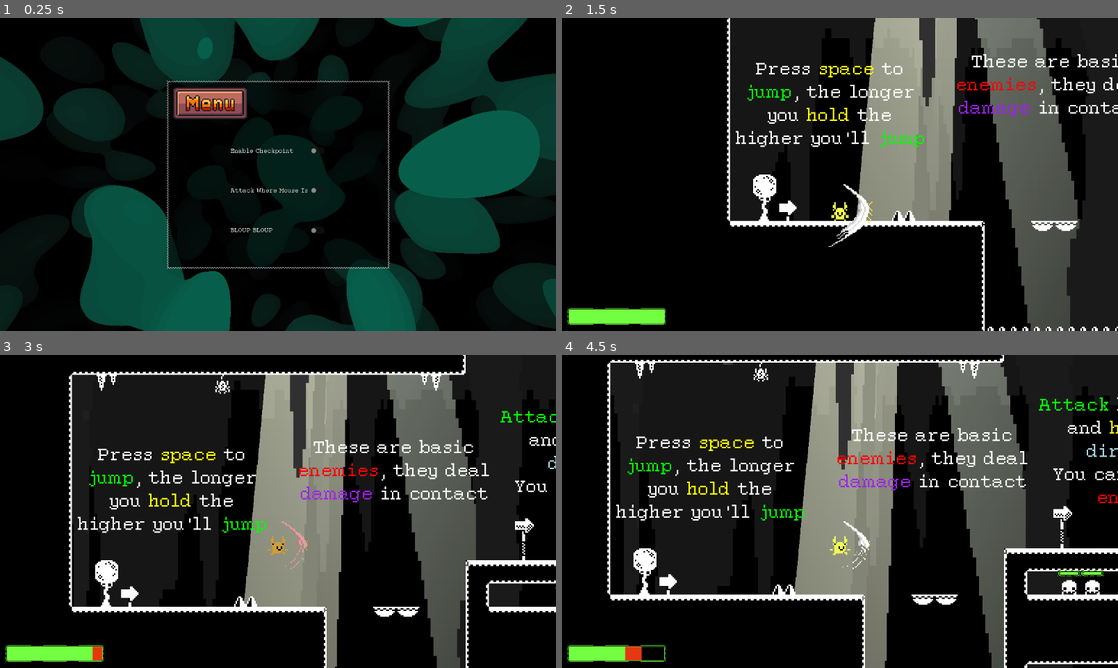
Above: before the commit, frames 1-4 (two rows, left to right).
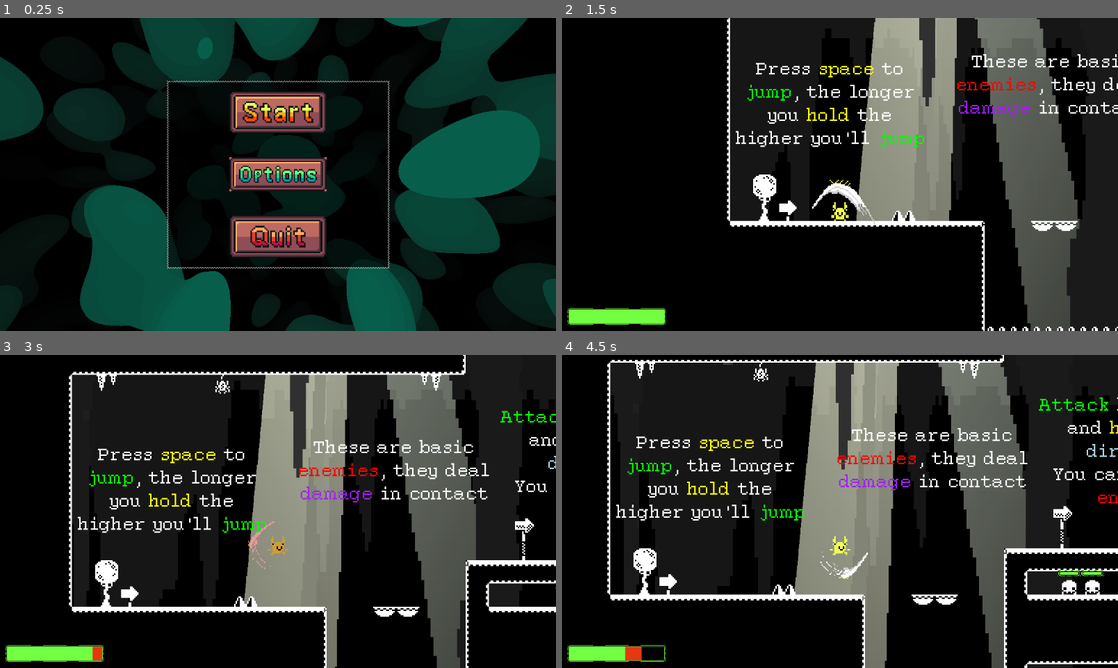
Above: after the commit, the same moments.

Repository: SeldonRubika/Godot-Workshop-Project
Game: Godot game, scene res://Scenes/MainWorld/main_world.tscn
Same seed, same stepped clock (60 frames per second), same inputs: the game is played once before the commit and once after it.
Inputs (mouse positions are in pixels of both pictures, inside the frame that each line leads up to):
- Up to frame 1 (0.25 s): no input
- Up to frame 2 (1.5 s): click (773, 102) at 0.52 s; click (840, 111) at 1.25 s
- Up to frame 3 (3 s): move the mouse to (400, 495) at 2.02 s; hold D (Right) from 2.03 s (still down); click (400, 495) at 2.1 s; tap Space (Jump) at 2.27 s; move the mouse to (166, 527) at 2.77 s; click (166, 527) at 2.85 s
- Up to frame 4 (4.5 s): tap Space (Jump) at 3.02 s; move the mouse to (895, 442) at 3.52 s; release D (Right) at 3.53 s; hold A (Left) 3.53-4.28 s; click (895, 442) at 3.6 s; move the mouse to (812, 574) at 4.27 s; hold D (Right) from 4.28 s (still down); click (812, 574) at 4.35 s

The runs differ from the first frame. In frame 1, 6.3% of the frame differs, in the area x 31-59%, y 22-77%; in frame 2, 0.5%; in frame 3, 0.2%; in frame 4, 0.3%.

Commit message:
Made the options do something, added pause menu and some icons

Diff:
--- a/Scenes/Checkpoint/checkpoint.gd
+++ b/Scenes/Checkpoint/checkpoint.gd
@@ -1,5 +1,5 @@
 extends Area2D
 
 func _on_body_entered(body: Node2D) -> void:
-	if body is Player and !Global.option_enable_checkpoint:
+	if body is Player and !Global.option_disable_checkpoint:
 		Global.respawn_position = body.global_position
--- a/Scenes/Singleton/Global.tscn
+++ b/Scenes/Singleton/Global.tscn
@@ -3,4 +3,5 @@
 [ext_resource type="Script" uid="uid://bln6j8dpfs55v" path="res://Scenes/Singleton/global.gd" id="1_pebid"]
 
 [node name="Global" type="Node" unique_id=2070646787]
+process_mode = 3
 script = ExtResource("1_pebid")
--- a/Scenes/Singleton/global.gd
+++ b/Scenes/Singleton/global.gd
@@ -1,12 +1,14 @@
 extends Node
 
-var option_enable_checkpoint : bool = false
+var option_disable_checkpoint : bool = false
 var option_attack_mouse : bool = false
 
 var respawn_position := Vector2.ZERO:
 	set(a):
 		respawn_position =a
+
 signal respawn(new_hp:int)
+signal game_paused(on:bool)
 
 func restart():
 	var player : Player = get_tree().get_first_node_in_group(&"Player")
@@ -15,3 +17,8 @@
 	player.stop_velocity = true
 	get_tree().create_timer(.2).timeout.connect(func():player.stop_velocity = false)
 	respawn.emit(player.max_hp)
+
+func _process(_delta: float) -> void:
+	if Input.is_action_just_pressed("Pause"):
+		get_tree().paused = !get_tree().paused
+		game_paused.emit(get_tree().paused)
--- a/Scenes/player/player.gd
+++ b/Scenes/player/player.gd
@@ -101,55 +101,60 @@
 		if temp_i_frames >= i_frames:
 			temp_i_frames = 0
 			invincible = false
-
+	#ATTACK LOGIC
 	if !atk_animation.is_playing():
 		atk_animation.hide()
-		if Input.is_action_pressed("Down"):
-			if  is_on_floor():
-				return
-			atk_direction = "down"
-			atk_animation.rotation_degrees = 90
-			atk_animation.flip_h = false
-		elif Input.is_action_pressed("Up"):
+		if !Global.option_attack_mouse:
+			if Input.is_action_pressed("Down"):
+				set_attack_parameters("down")
+			elif Input.is_action_pressed("Up"):
+				set_attack_parameters("up")
+			elif Input.is_action_pressed("Right"):
+				set_attack_parameters("right")
+			elif Input.is_action_pressed("Left"):
+				set_attack_parameters("left")
+		if Input.is_action_just_pressed("Attack"):
+			if Global.option_attack_mouse:
+				var mouse_pos = get_local_mouse_position()
+				if abs(mouse_pos.y) > abs(mouse_pos.x):
+					if mouse_pos.y > 0 :
+						set_attack_parameters("down")
+					elif mouse_pos.y <0:
+						set_attack_parameters("up")
+				else:
+					if mouse_pos.x > 0:
+						set_attack_parameters("right")
+					else:
+						set_attack_parameters("left")
+			else:
+				if is_on_floor():
+					set_attack_parameters("right")
+			hurtbox.position = hurtbox_pos[atk_direction]
+			hurtbox.monitoring = true
+			atk_animation.show()
+			atk_animation.play("atk")
+			get_tree().create_timer(.3).timeout.connect(func():hurtbox.monitoring=false)
+
+func set_attack_parameters(direction:String):
+	match direction:
+		"down":
+			if !is_on_floor():
+				atk_direction = "down"
+				atk_animation.rotation_degrees = 90
+				atk_animation.flip_h = false
+		"up":
 			atk_direction = "up"
 			atk_animation.rotation_degrees = -90
 			atk_animation.flip_h = false
-		elif Input.is_action_pressed("Right"):
-			atk_direction = "right"
-			atk_animation.flip_h = false
-			atk_animation.rotation_degrees = 0
-		elif Input.is_action_pressed("Left"):
+		"left":
 			atk_direction = "left"
 			atk_animation.flip_h = true
 			atk_animation.rotation_degrees = 0
-	if Input.is_action_just_pressed("Attack"):
-		if Global.option_attack_mouse:
-			var mouse_pos = get_local_mouse_position()
-			if abs(mouse_pos.y) > abs(mouse_pos.x):
-				if mouse_pos.y > 0 and !is_on_floor():
-					atk_direction = "down"
-					atk_animation.rotation_degrees = 90
-					atk_animation.flip_h = false
-				elif mouse_pos.y <0:
-					atk_direction = "up"
-					atk_animation.rotation_degrees = -90
-					atk_animation.flip_h = false
-			else:
-				if mouse_pos.x > 0:
-					atk_direction = "right"
-					atk_animation.flip_h = false
-					atk_animation.rotation_degrees = 0
-				else:
-					atk_direction = "left"
-					atk_animation.flip_h = true
-					atk_animation.rotation_degrees = 0
-			hurtbox.position = hurtbox_pos[atk_direction]
-		else:
-			hurtbox.position = hurtbox_pos[atk_direction]
-		hurtbox.monitoring = true
-		atk_animation.show()
-		atk_animation.play("atk")
-		get_tree().create_timer(.3).timeout.connect(func():hurtbox.monitoring=false)
+		"right":
+				atk_direction = "right"
+				atk_animation.flip_h = false
+				atk_animation.rotation_degrees = 0
+
 
 func _ready() -> void:
 	hurtbox.position = hurtbox_pos[atk_direction]
@@ -172,7 +177,7 @@
 
 func _on_hurtbox_body_entered(body: Node2D) -> void:
 	body.take_damage(atk_power)
-	if atk_direction == "down":
+	if atk_direction == "down": #pogo logic
 		jump_time = randf_range(.18,.22)
 		jump()
 
@@ -181,14 +186,14 @@
 		return
 	var atk : int = 0
 	var kb_enemy_pos : Vector2 = Vector2.ZERO
-	if body is TileMapLayer:
+	if body is TileMapLayer: #to check for spikes
 		var tile_coord = body.get_coords_for_body_rid(body_rid)
 		var tile_data = body.get_cell_tile_data(tile_coord).get_custom_data("atk")
 		if body.get_cell_tile_data(tile_coord).get_custom_data("reverse_spike"):
 			reverse_knockback = true
 		atk = tile_data
 		kb_enemy_pos = to_global(body.map_to_local(tile_coord))/2 #i genuinely have no idea why i need to divide by two, but it works
-	elif body.is_in_group(&"monster"):
+	elif body.is_in_group(&"monster"): #to check for enemies
 		atk = body.atk
 		kb_enemy_pos = body.global_position
 
@@ -204,7 +209,7 @@
 
 
 func _on_special_tile_detector_body_shape_entered(body_rid: RID, body: Node2D, _body_shape_index: int, _local_shape_index: int) -> void:
-	if body is TileMapLayer:
+	if body is TileMapLayer: #for the booster pads
 		var tile_coord = body.get_coords_for_body_rid(body_rid)
 		var tile_data = body.get_cell_tile_data(tile_coord).get_custom_data("jump_power")
 		velocity.y -= tile_data
--- a/Scenes/player/player.tscn
+++ b/Scenes/player/player.tscn
@@ -158,7 +158,7 @@
 }],
 "loop": 0,
 "name": &"atk",
-"speed": 20.0
+"speed": 22.0
 }]
 
 [node name="Player" type="CharacterBody2D" unique_id=486279298 node_paths=PackedStringArray("sprite", "coyote_time", "hurtbox", "atk_animation") groups=["Player"]]
--- a/Scenes/ui/main_menu.gd
+++ b/Scenes/ui/main_menu.gd
@@ -3,7 +3,10 @@
 @export var bg: ColorRect
 @export var main_screen: NinePatchRect
 @export var option_screen: NinePatchRect
+@export var disable_checkpoint: CheckButton
+@export var attack_mouse: CheckButton
 
+signal bloup_bloup(toggled_on:bool)
 var bg_color := Color("00a17d")
 
 func _process(_delta: float) -> void:
@@ -24,12 +27,31 @@
 	option_screen.show()
 
 func _on_menu_pressed() -> void:
-	main_screen.show()
-	option_screen.hide()
-
+	if get_tree().paused:
+		get_tree().paused = false
+		pause_menu(false)
+	else:
+		main_screen.show()
+		option_screen.hide()
 
 func _on_check_button_toggled(toggled_on: bool) -> void:
-	Global.option_enable_checkpoint = toggled_on
+	Global.option_disable_checkpoint = toggled_on
 
 func _on_attack_mouse_toggled(toggled_on: bool) -> void:
 	Global.option_attack_mouse = toggled_on
+
+func _ready() -> void:
+	Global.option_disable_checkpoint = disable_checkpoint.button_pressed
+	Global.option_attack_mouse = attack_mouse.button_pressed
+	Global.game_paused.connect(pause_menu)
+
+func pause_menu(on :bool):
+	if on:
+		show()
+		main_screen.hide()
+		option_screen.show()
+	else:
+		hide()
+
+func _on_bloup_bloup_toggled(toggled_on: bool) -> void:
+	bloup_bloup.emit(toggled_on)
--- a/Scenes/ui/main_menu.tscn
+++ b/Scenes/ui/main_menu.tscn
@@ -23,7 +23,8 @@
 shader_parameter/color_1 = Color(6.593913e-06, 0.6311883, 0.49198973, 1)
 shader_parameter/color_2 = Color(0.14044756, 0.14044741, 0.14044744, 1)
 
-[node name="MainMenu" type="Control" unique_id=1254241440 node_paths=PackedStringArray("bg_timer", "bg", "main_screen", "option_screen")]
+[node name="MainMenu" type="Control" unique_id=1254241440 node_paths=PackedStringArray("bg_timer", "bg", "main_screen", "option_screen", "disable_checkpoint", "attack_mouse")]
+process_mode = 3
 layout_mode = 3
 anchors_preset = 15
 anchor_right = 1.0
@@ -35,6 +36,8 @@
 bg = NodePath("Bg")
 main_screen = NodePath("MainScreen")
 option_screen = NodePath("OptionScreen")
+disable_checkpoint = NodePath("OptionScreen/VBoxContainer/EnableCheckpoint")
+attack_mouse = NodePath("OptionScreen/VBoxContainer/AttackMouse")
 
 [node name="Bg" type="ColorRect" parent="." unique_id=1156259083]
 material = SubResource("ShaderMaterial_my40y")
@@ -50,7 +53,6 @@
 autostart = true
 
 [node name="MainScreen" type="NinePatchRect" parent="." unique_id=1748665178]
-visible = false
 layout_mode = 1
 anchors_preset = -1
 anchor_left = 0.3
@@ -104,6 +106,7 @@
 stretch_mode = 5
 
 [node name="OptionScreen" type="NinePatchRect" parent="." unique_id=588232379]
+visible = false
 layout_mode = 1
 anchors_preset = -1
 anchor_left = 0.3
@@ -151,16 +154,19 @@
 metadata/_edit_use_anchors_ = true
 
 [node name="EnableCheckpoint" type="CheckButton" parent="OptionScreen/VBoxContainer" unique_id=1130561164]
+unique_name_in_owner = true
 layout_mode = 2
 size_flags_vertical = 3
-text = "Enable Checkpoint"
+text = "Disable Checkpoint"
 
 [node name="AttackMouse" type="CheckButton" parent="OptionScreen/VBoxContainer" unique_id=1105119374]
+unique_name_in_owner = true
 layout_mode = 2
 size_flags_vertical = 3
+button_pressed = true
 text = "Attack Where Mouse Is"
 
-[node name="CheckButton3" type="CheckButton" parent="OptionScreen/VBoxContainer" unique_id=1976554777]
+[node name="BloupBloup" type="CheckButton" parent="OptionScreen/VBoxContainer" unique_id=1976554777]
 layout_mode = 2
 size_flags_vertical = 3
 text = "BLOUP BLOUP"
@@ -172,3 +178,4 @@
 [connection signal="pressed" from="OptionScreen/Menu" to="." method="_on_menu_pressed"]
 [connection signal="toggled" from="OptionScreen/VBoxContainer/EnableCheckpoint" to="." method="_on_check_button_toggled"]
 [connection signal="toggled" from="OptionScreen/VBoxContainer/AttackMouse" to="." method="_on_attack_mouse_toggled"]
+[connection signal="toggled" from="OptionScreen/VBoxContainer/BloupBloup" to="." method="_on_bloup_bloup_toggled"]
--- a/Scenes/ui/ui.gd
+++ b/Scenes/ui/ui.gd
@@ -1,8 +1,13 @@
 extends CanvasLayer
 
 @export var life: Control
+@export var bloup_bloup: ColorRect
 
 func _ready() -> void:
 	for player : Player in get_tree().get_nodes_in_group(&"Player"):
 		life.set_ui_max(player.max_hp)
 		player.took_damage.connect(life.update_life_ui)
+
+
+func _on_main_menu_bloup_bloup(toggled_on: bool) -> void:
+	bloup_bloup.visible = toggled_on
--- a/Scenes/ui/ui.tscn
+++ b/Scenes/ui/ui.tscn
@@ -4,10 +4,24 @@
 [ext_resource type="PackedScene" uid="uid://j8odnfubaucm" path="res://Scenes/LifeBar/life.tscn" id="2_oak0x"]
 [ext_resource type="PackedScene" uid="uid://ca257rjf53hhq" path="res://Scenes/Ui/main_menu.tscn" id="3_h400c"]
 
-[node name="UI" type="CanvasLayer" unique_id=1087143809 node_paths=PackedStringArray("life")]
+[node name="UI" type="CanvasLayer" unique_id=1087143809 node_paths=PackedStringArray("life", "bloup_bloup")]
+process_mode = 3
 script = ExtResource("1_ag0dx")
 life = NodePath("Life")
+bloup_bloup = NodePath("BloupBloup")
 
 [node name="Life" parent="." unique_id=1433030506 instance=ExtResource("2_oak0x")]
 
 [node name="MainMenu" parent="." unique_id=1254241440 instance=ExtResource("3_h400c")]
+
+[node name="BloupBloup" type="ColorRect" parent="." unique_id=1879505394]
+visible = false
+anchors_preset = 15
+anchor_right = 1.0
+anchor_bottom = 1.0
+grow_horizontal = 2
+grow_vertical = 2
+mouse_filter = 2
+color = Color(0.44044712, 0.76799834, 1, 0.47700003)
+
+[connection signal="bloup_bloup" from="MainMenu" to="." method="_on_main_menu_bloup_bloup"]
--- a/project.godot
+++ b/project.godot
@@ -11,10 +11,15 @@
 [application]
 
 config/name="workshop-final-project"
+config/version="1.0"
 run/main_scene="uid://bx8324ifw78le"
 config/features=PackedStringArray("4.7", "GL Compatibility")
 boot_splash/bg_color=Color(0, 0, 0, 1)
-config/icon="res://icon.svg"
+boot_splash/stretch_mode=2
+boot_splash/use_filter=false
+boot_splash/image="uid://db667ywpr1g2x"
+config/icon="uid://chmkkevwt1trk"
+boot_splash/minimum_display_time=1000
 
 [autoload]
 
@@ -92,6 +97,12 @@
 , Object(InputEventKey,"resource_local_to_scene":false,"resource_name":"","device":-1,"window_id":0,"alt_pressed":false …(183 unchanged characters)…
 ]
 }
+Pause={
+"deadzone": 0.2,
+"events": [Object(InputEventKey,"resource_local_to_scene":false,"resource_name":"","device":16,"window_id":0,"alt_pressed":false,"shift_pressed":false,"ctrl_pressed":false,"meta_pressed":false,"pressed":false,"keycode":0,"physical_keycode":4194305,"key_label":0,"unicode":0,"location":0,"echo":false,"script":null)
+, Object(InputEventKey,"resource_local_to_scene":false,"resource_name":"","device":-1,"window_id":0,"alt_pressed":false,"shift_pressed":false,"ctrl_pressed":false,"meta_pressed":false,"pressed":false,"keycode":0,"physical_keycode":80,"key_label":0,"unicode":112,"location":0,"echo":false,"script":null)
+]
+}
 
 [layer_names]
 
Binary file added: Assets/Sprites/icon.png
Not shown, added: Assets/Sprites/icon.png.import
Binary file added: Assets/Sprites/splash_screen.png
Not shown, added: Assets/Sprites/splash_screen.png.import
